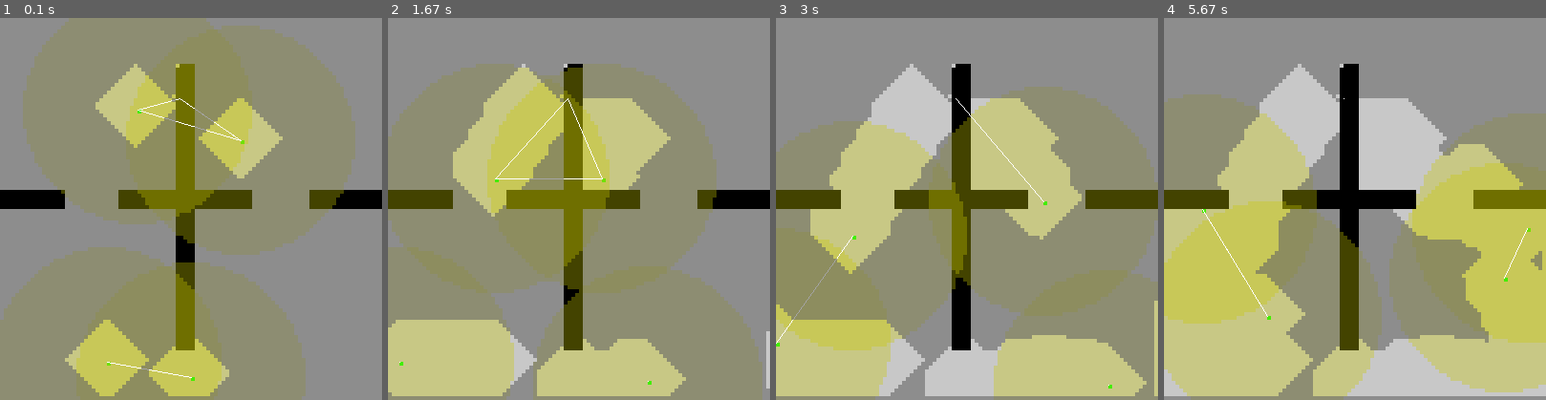
Above: before the commit, frames 1-4 (left to right).
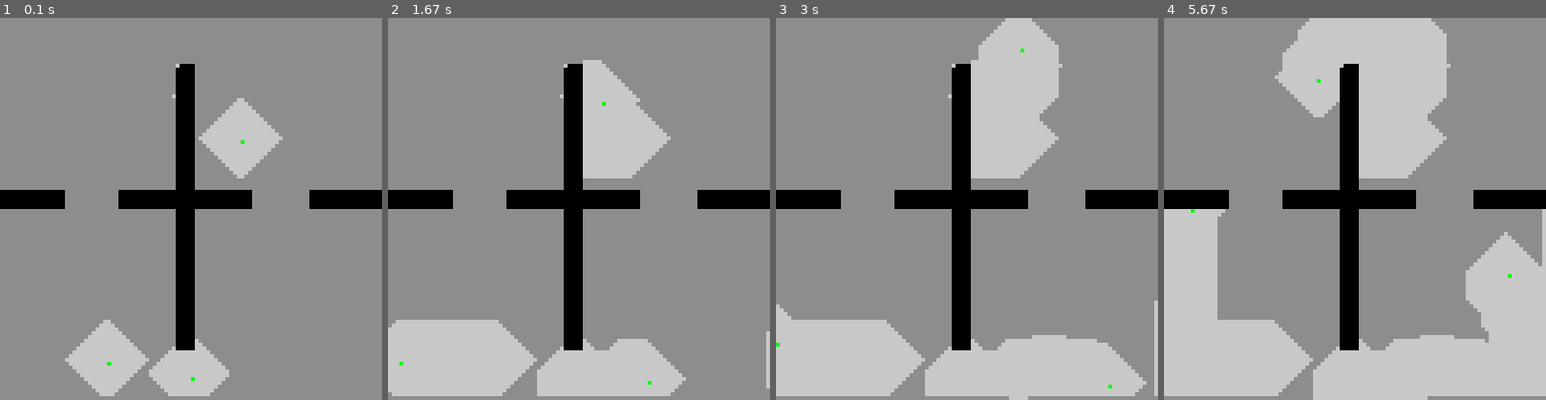
Above: after the commit, the same moments.

Repository: R1leMargoulin/RAPID
Game: pygame game, started from examples/program_examples/simulation_example.py
Same seed, same stepped clock (60 frames per second), same inputs: the game is played once before the commit and once after it.
Inputs:
- Up to frame 1 (0.1 s): no input
- Up to frame 2 (1.67 s): no input
- Up to frame 3 (3 s): no input
- Up to frame 4 (5.67 s): tap Enter every 0.33 s from 3.33 to 5.33 s

The runs differ from the first frame. In frame 1, 69% of the frame differs, in the area x 0-93%, y 0-100%; in frame 2, 70%; in frame 3, 72%, in the area x 0-100%, y 0-100%; in frame 4, 71%.

Commit message:
adding communication importance over time

Diff:
--- a/RAPID/Agents.py
+++ b/RAPID/Agents.py
@@ -580,6 +580,9 @@
         self.sense()#first of all sense the env.
         self.belief_transfer() #after sensing, transfer beliefs if applicable
 
+        #reshape importance of communication depending of the time from last communication:
+        self.shape_competence("communication", self.competences["communication"]["capability"], self.time_from_last_communication*0.01)
+
         if np.any(self.target):
             if self.path_to_target: #If we have a path to our target, we continue this path.
                 self.navigate_through_target_path()
@@ -602,9 +605,10 @@
             #--------------------------------------
 
             #Artifacts ----------------------------
-            for art in self.belief_space["artifacts"]:
-                if self.belief_space["artifacts"][art]["status"] != "done":
-                    interest_points.append({"type": self.belief_space["artifacts"][art]["type"] ,"coordinates":self.belief_space["artifacts"][art]["coordinates"], "id":art})#adding directly the artifacts in the interest points
+            if "artifacts" in self.belief_space:
+                for art in self.belief_space["artifacts"]:
+                    if self.belief_space["artifacts"][art]["status"] != "done":
+                        interest_points.append({"type": self.belief_space["artifacts"][art]["type"] ,"coordinates":self.belief_space["artifacts"][art]["coordinates"], "id":art})#adding directly the artifacts in the interest points
             #--------------------------------------
             #------------------------------------------------------------------------------------------
 
--- a/examples/program_examples/manual_experiment_example.py
+++ b/examples/program_examples/manual_experiment_example.py
@@ -10,13 +10,13 @@
 
 
 #ENVIRONMENT PARAMETERS----------------------------------------------------------------------------------------------------------------------------------
-GROUP_EXPERIMENT_NAME = "minpos_blackboard_freq1_empty_100x100/"
+GROUP_EXPERIMENT_NAME = "minpos_empty_100x100/"
 EXPERIMENT_NAME = '3_robots'
 RESULT_PATH = "/home/erwan/Documents/tests_simulations/RAPID/experiments/"#select an existing folder
 NB_SIMULATION = 10
 
 
-RENDER = True #display the simulation GUI or not.
+RENDER = False #display the simulation GUI or not.
 SCALING_FACTOR = 3 #will scale the size of the window if render, by the scaling factor
 
 # Environment setupk
@@ -28,7 +28,7 @@
 ENV_IMAGE_PATH = None
 STEP_LIMITATION = None
 
-COMMUNICATION_MODE = "blackboard" #either "blackboard" or "limited"
+COMMUNICATION_MODE = "limited" #either "blackboard" or "limited"
 
 
 def main():
@@ -38,7 +38,7 @@
     GROUND_AGENTS_MAX_SPEED = (2, 0, 0.5) #(x,y,w) speeds in 2D transform. if None : default value (1,0,0.5)
     GROUND_AGENTS_BEHAVIOR = "minpos" #random behavior if commented
     GROUND_AGENTS_COMMUNICATION_RANGE = 20 #won't be taken into acccount if the com mode is "blackboard"
-    GROUND_AGENTS_COMMUNICATION_PERIOD = 1
+    GROUND_AGENTS_COMMUNICATION_PERIOD = 10
     GROUND_AGENTS_VISION_RANGE = 20 # default 20.
 
     #-------------------------------------------------------------------------------------------------------------------------------------------
--- a/examples/program_examples/simulation_example.py
+++ b/examples/program_examples/simulation_example.py
@@ -15,7 +15,7 @@
 
 ENV_IMAGE_PATH = "/home/erwan/Documents/RAPID/examples/env_images_example/cross_100_100.png"# CHANGE THE PATH
 
-NB_GROUND_AGENTS = 5
+NB_GROUND_AGENTS = 4
 
 img = Image.open(ENV_IMAGE_PATH)
 
@@ -26,7 +26,7 @@
 
     #env = TargetPointEnvironment(background_color= BACKGROUND_COLOR, env_image=img, amount_of_agents_goal=2, scaling_factor=2)
     #env = ExplorationEnvironment(render= True, background_color= BACKGROUND_COLOR, env_image=img, full_knowledge=False, scaling_factor=4)
-    env = ExplorationEnvironment(width=SCREEN_WIDTH, height=SCREEN_HEIGHT, env_image=img, background_color= BACKGROUND_COLOR, full_knowledge=False, scaling_factor=4, communication_mode="limited", render=True, end_at_full_exploation=False)
+    env = ExplorationEnvironment(width=SCREEN_WIDTH, height=SCREEN_HEIGHT, env_image=img, background_color= BACKGROUND_COLOR, full_knowledge=False, scaling_factor=4, communication_mode="blackboard", render=True, end_at_full_exploation=False)
 
 
     for i in range(NB_GROUND_AGENTS):
